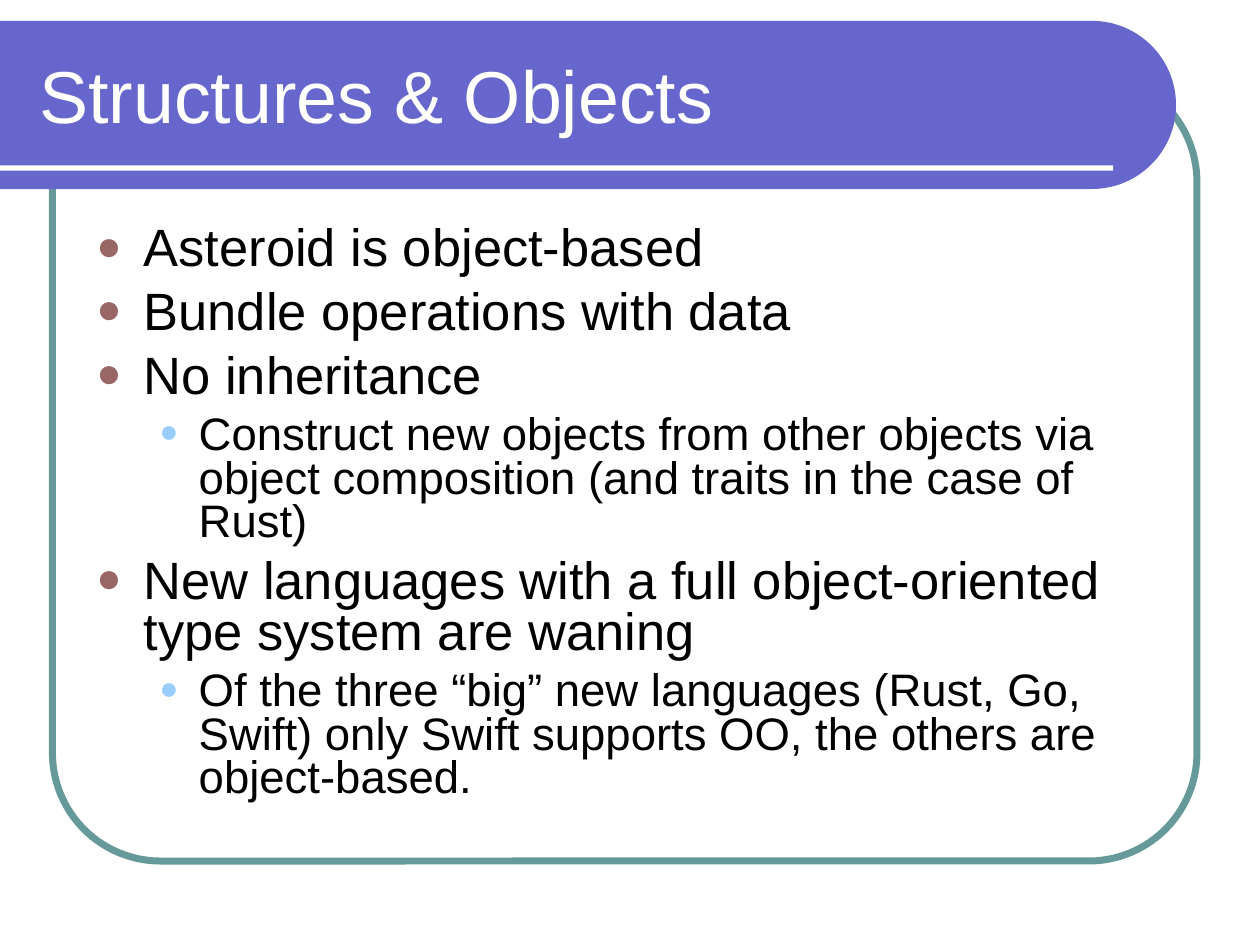
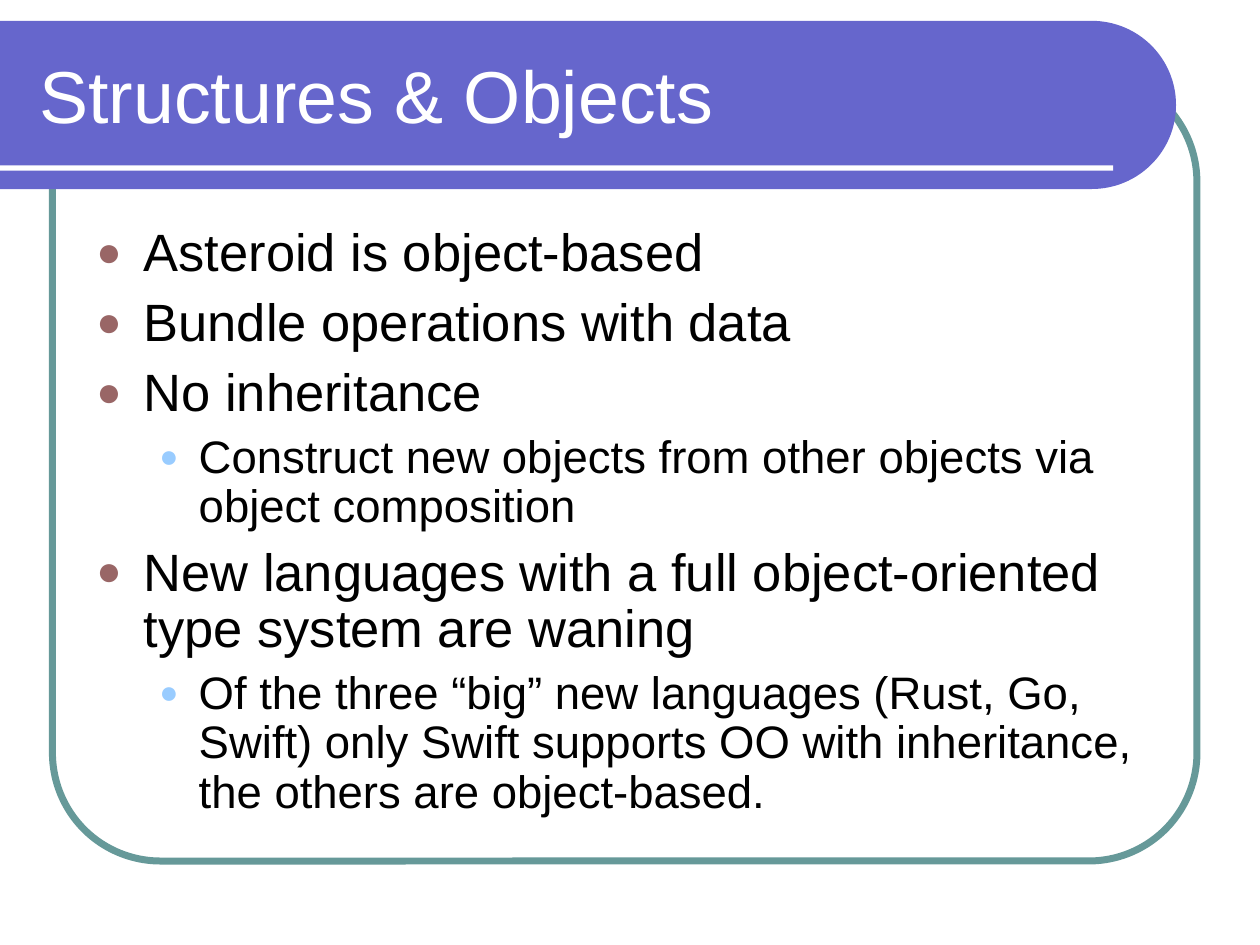
Before and after one commit to lutzhamel/CSC301, a slide deck: slide 4 of notes/csc301-ln002.ppt. Drawn at 1260x945 pixels with LibreOffice and Linux fonts; fonts in the diff are those of the drawing. Boxes give left, top, right and bottom in pixels: in the first picture for what was removed or moved away, otherwise in the second. Text is boxed around its words. In the diff, an @@ line names an element or a change of style, - is before the commit and + after.

```diff
--- a/notes/csc301-ln002.ppt
+++ b/notes/csc301-ln002.ppt
@@ text at box(144, 233, 1100, 658): line spacing 0.8 to 0.9 @@
@@ text at box(199, 440, 1093, 532): text changed @@
-  ● Construct new objects from other objects via object composition (and traits in the case of Rust)
+  ● Construct new objects from other objects via object composition
@@ text at box(199, 676, 1131, 817): text changed @@
-  ● Of the three “big” new languages (Rust, Go, Swift) only Swift supports OO, the others are object-based.
+  ● Of the three “big” new languages (Rust, Go, Swift) only Swift supports OO with inheritance, the others are object-based.
```
Also in this commit, not shown: 2 other slides changed, 1 slide added, 1 other file.
